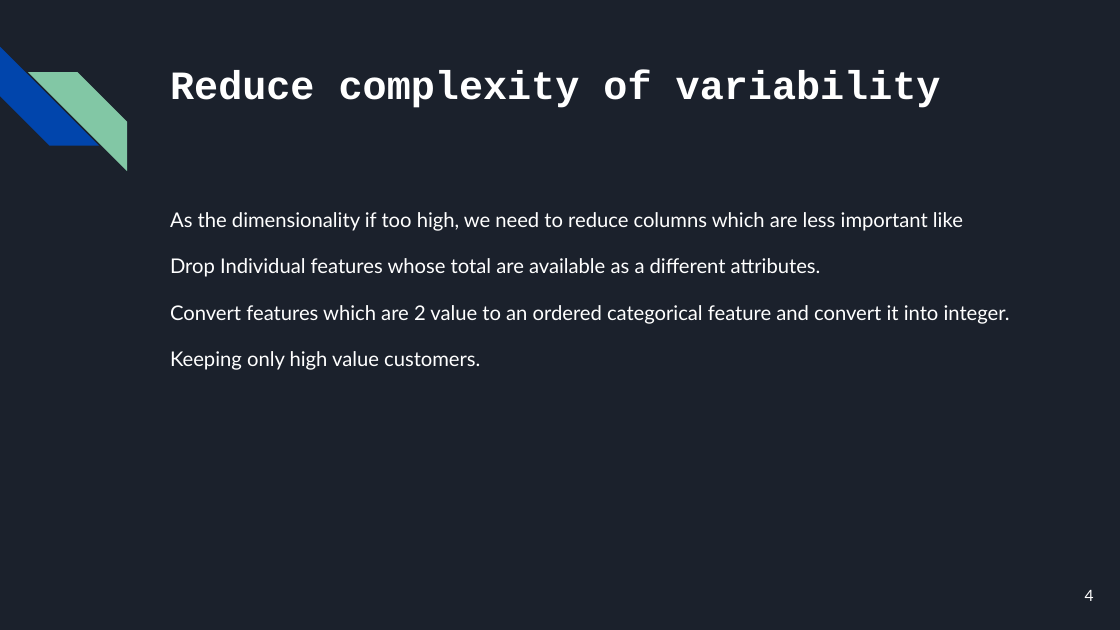
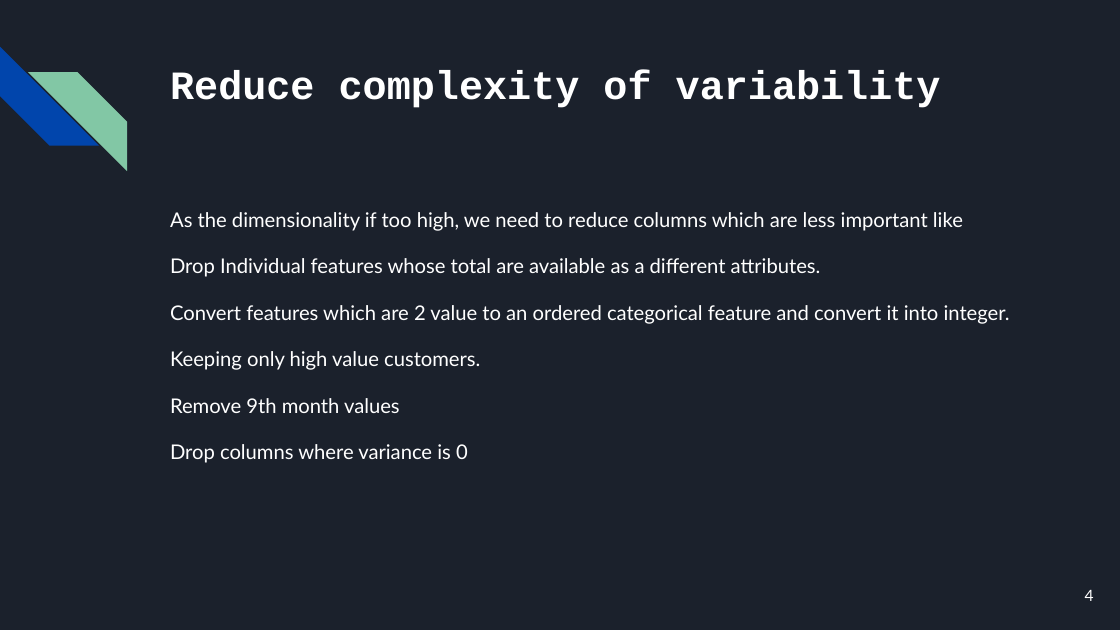
Before and after one commit to Ashish-Jain/BI_Case_Study, a slide deck: slide 4 of BI Case Study.pptx. Drawn at 1120x630 pixels with LibreOffice and Linux fonts; fonts in the diff are those of the drawing. Boxes give left, top, right and bottom in pixels: in the first picture for what was removed or moved away, otherwise in the second. Text is boxed around its words. In the diff, an @@ line names an element or a change of style, - is before the commit and + after.

```diff
--- a/BI Case Study.pptx
+++ b/BI Case Study.pptx
@@ text at [170,398,468,463]: paragraphs added @@
+Remove 9th month values
+Drop columns where variance is 0
```
